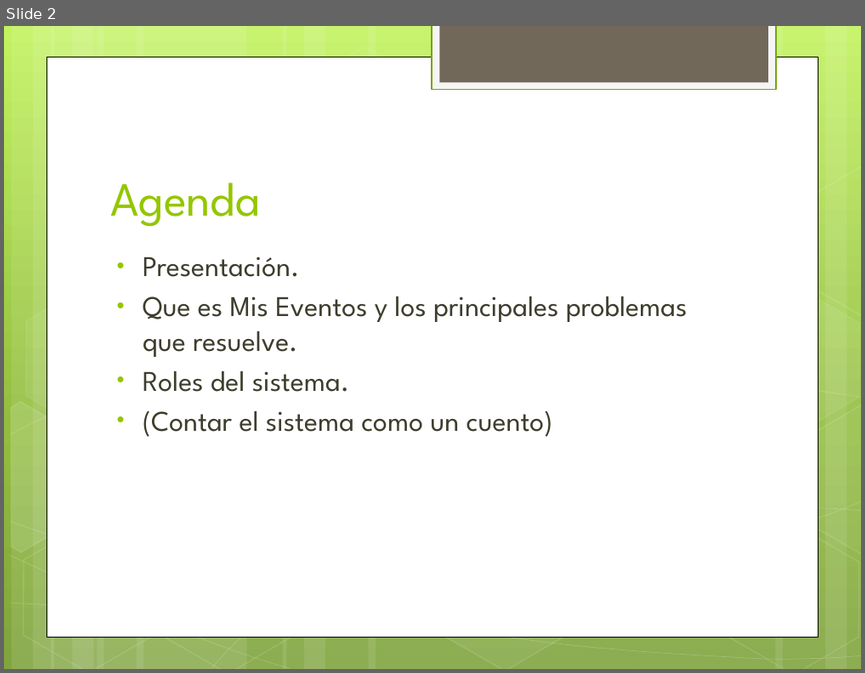
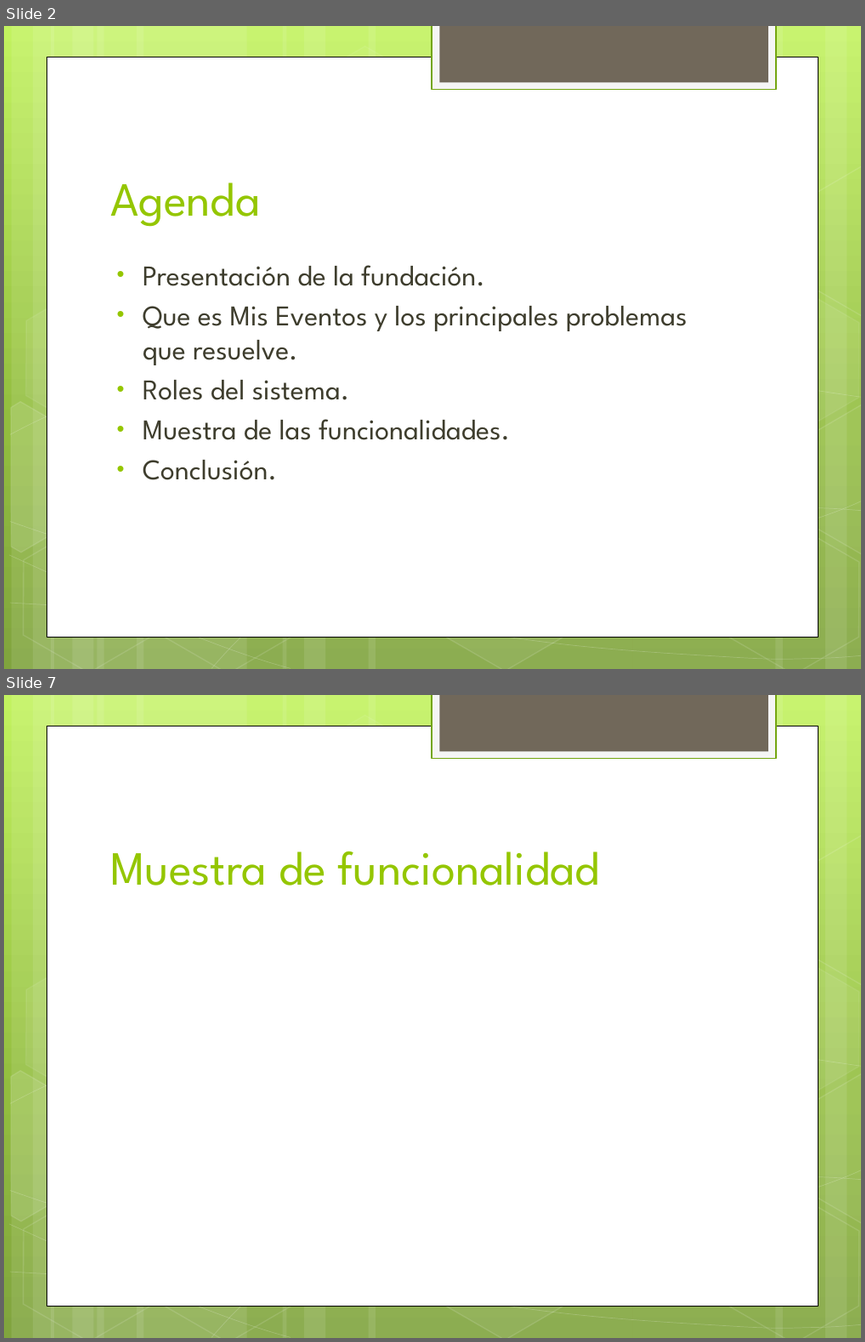
Before and after one commit to javiermatias/MisEventos, a slide deck: Documentacion/MIS EVENTOS.pptx. Shown one above the other, each under a label of ours: slide 2 before the commit, slides 2 and 7 after it; the slides between them are not shown. The pictures are 865x673 and 865x1342 pixels, drawn with LibreOffice and Linux fonts; fonts in the diff are those of the drawing. Boxes give left, top, right and bottom in pixels: in the first picture for what was removed or moved away, otherwise in the second. Text is boxed around its words. In the diff, an @@ line names an element or a change of style, - is before the commit and + after.

```diff
--- a/Documentacion/MIS EVENTOS.pptx
+++ b/Documentacion/MIS EVENTOS.pptx
@@ slide 7 added at (4, 695, 861, 1338), background gradient #C3F35F to #93BF3F to #81A53E; not listed: 31 template elements that a slide beside it also shows @@
@@ title added at (110, 851, 600, 885), 40 pt, text #94C600 @@
+Muestra de funcionalidad
@@ slide 2 changed as well @@
@@ text "Presentación de la fundación.": place and size @@
-text "Presentación de la fundación." at (143, 256, 687, 437)
+text "Presentación de la fundación." at (143, 265, 687, 480)
@@ text at (143, 265, 485, 286): text changed @@
-• Presentación.
+• Presentación de la fundación.
@@ text at (143, 419, 510, 480): text changed @@
-• (Contar el sistema como un cuento)
+• Muestra de las funcionalidades.
+• Conclusión.
```
Also in this commit, not shown: 1 other slide changed, 5 other slides added, 1 slide removed, 3 other files.
